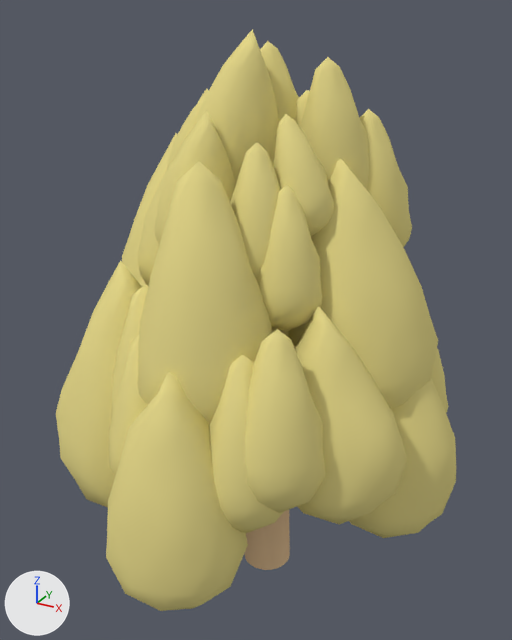
A saved change to the Blender file props/hoover/chevron_tree.blend.
Camera for both pictures: a 50 mm lens placed at (11.5, -21.5, 22.3), pointed at (-0.6, 0.4, 11.3). The lights are fixed; the arrows at lower left show +X, +Y and +Z.

The older version as bpy lines, for what is in view:
```python
ob_icosphere = bpy.data.objects.new('Icosphere', me_icosphere)
ob_icosphere.location = (-0.08, -6.02, 5.93)
ob_icosphere.scale = (2.44, 2.44, 2.44)
ob_icosphere_001 = bpy.data.objects.new('Icosphere.001', me_icosphere_001)
ob_icosphere_001.location = (5.01, 0.82, 5.93)
ob_icosphere_001.rotation_euler = (0.0, 0.0, 0.62)  # degrees (0, 0, 36)
ob_icosphere_001.scale = (2.44, 2.44, 2.44)
ob_icosphere_005 = bpy.data.objects.new('Icosphere.005', me_icosphere_006)
ob_icosphere_005.location = (4.01, -2.15, 8.05)
ob_icosphere_005.rotation_euler = (-0.094, -0.131, 0.626)  # degrees (-5.4, -7.5, 36)
ob_icosphere_005.scale = (2.18, 2.18, 2.18)
ob_icosphere_008 = bpy.data.objects.new('Icosphere.008', me_icosphere_009)
ob_icosphere_008.location = (3.57, 0.82, 10.98)
ob_icosphere_008.rotation_euler = (-0.11, -0.152, 0.628)  # degrees (-6.3, -8.7, 36)
ob_icosphere_008.scale = (2.74, 2.74, 2.74)
ob_icosphere_014 = bpy.data.objects.new('Icosphere.014', me_icosphere_015)
ob_icosphere_014.location = (-0.53, -3.3, 10.98)
ob_icosphere_014.rotation_euler = (0.0, 0.0, 2.19)  # degrees (0, 0, 125)
ob_icosphere_014.scale = (2.74, 2.74, 2.74)
ob_icosphere_017 = bpy.data.objects.new('Icosphere.017', me_icosphere_018)
ob_icosphere_017.location = (2.72, -4.25, 8.97)
ob_icosphere_017.rotation_euler = (0.0, 0.0, 2.19)  # degrees (0, 0, 125)
ob_icosphere_017.scale = (1.77, 1.77, 1.77)
ob_icosphere_028 = bpy.data.objects.new('Icosphere.028', me_icosphere_033)
ob_icosphere_028.location = (-3.86, -3.17, 6.9)
ob_icosphere_028.rotation_euler = (-0.0122, -0.0143, 0.623)  # degrees (-0.7, -0.8, 36)
ob_icosphere_028.scale = (2.86, 2.86, 2.86)
ob_icosphere_031 = bpy.data.objects.new('Icosphere.031', me_icosphere_036)
ob_icosphere_031.location = (1.65, 2.03, 16.69)
ob_icosphere_031.rotation_euler = (-0.112, -0.156, 2.199)  # degrees (-6.4, -8.9, 126)
ob_icosphere_031.scale = (1.64, 1.64, 1.64)
ob_icosphere_032 = bpy.data.objects.new('Icosphere.032', me_icosphere_037)
ob_icosphere_032.location = (-1.58, 0.5, 17.18)
ob_icosphere_032.rotation_euler = (0.114, 0.146, 0.633)  # degrees (6.5, 8.4, 36)
ob_icosphere_032.scale = (1.77, 1.77, 1.77)
# also in view: 'Icosphere.029' at (1.6, -0.4, 17.2); 'Icosphere.009' at (-4.2, 0.8, 13.1); 'Icosphere.024' at (2.8, 3.0, 16.3); 'Icosphere.018' at (-2.5, -3.8, 10.7); 'Icosphere.012' at (-2.0, -4.6, 9.4)
```
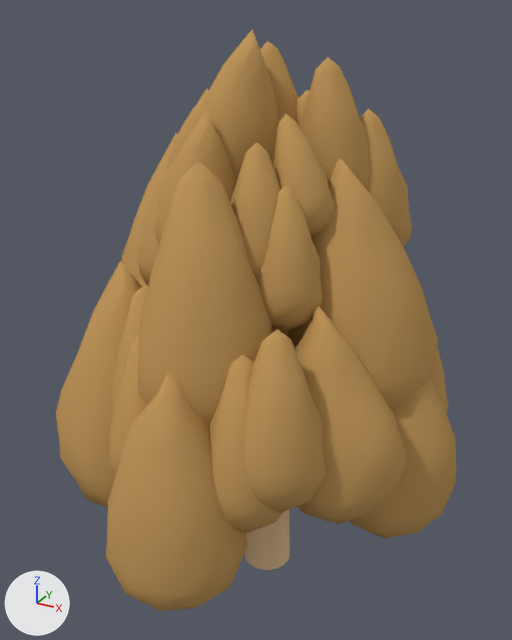
Changed parts and their boxes [x1, y1, x2, y2] in the pictures (512 x 640 px):
'Icosphere', recoloured
    both: [106, 372, 248, 611]
'Icosphere.014', recoloured
    both: [137, 161, 272, 426]
'Icosphere.008', recoloured
    both: [289, 158, 438, 409]
'Icosphere.005', recoloured
    both: [295, 306, 407, 524]
'Icosphere.017', recoloured
    both: [245, 329, 326, 513]
'Icosphere.028', recoloured
    both: [56, 260, 142, 507]
'Icosphere.001', recoloured
    both: [349, 379, 456, 538]
'Icosphere.032', recoloured
    both: [196, 29, 279, 183]
'Icosphere.019', recoloured
    both: [257, 185, 323, 331]
'Icosphere.013', recoloured
    both: [209, 355, 283, 533]
'Icosphere.031', recoloured
    both: [300, 57, 369, 189]
'Icosphere.016', recoloured
    both: [230, 142, 280, 279]
'Icosphere.029', recoloured
    both: [273, 114, 334, 236]
'Icosphere.024', recoloured
    both: [360, 109, 412, 247]
'Icosphere.030', recoloured
    both: [154, 110, 236, 245]
'Icosphere.012', recoloured
    both: [109, 335, 147, 476]
'Icosphere.009', recoloured (yellow to orange)
    both: [122, 133, 177, 284]
'Icosphere.022', recoloured
    both: [260, 41, 299, 122]
'Icosphere.018', recoloured (yellow to orange)
    both: [111, 284, 148, 420]
'Icosphere.021', recoloured
    both: [138, 158, 175, 286]
'Icosphere.027', recoloured (yellow to orange)
    both: [167, 92, 208, 169]
'Icosphere.003', recoloured
    both: [431, 348, 448, 413]
'Icosphere.025', recoloured
    both: [296, 90, 310, 127]
'Icosphere.015', recoloured
    both: [272, 328, 288, 333]
'Icosphere.026', recoloured
    both: [198, 88, 209, 102]
'Icosphere.006', recoloured
    both: [140, 280, 147, 286]
'Icosphere.011', recoloured
    both: [283, 331, 289, 337]

Patch to the scene script:
```diff
--- a/props/hoover/chevron_tree.blend.py
+++ b/props/hoover/chevron_tree.blend.py
@@ mat_chev_leaf_mat @@
 mat_chev_leaf_mat = diffuse_material('chev_leaf_mat')
-mat_chev_leaf_mat.base_color = (0.8, 0.702, 0.263)  # yellow #e7da8c
+mat_chev_leaf_mat.base_color = (0.538, 0.319, 0.111)  # orange #c2995e
```
